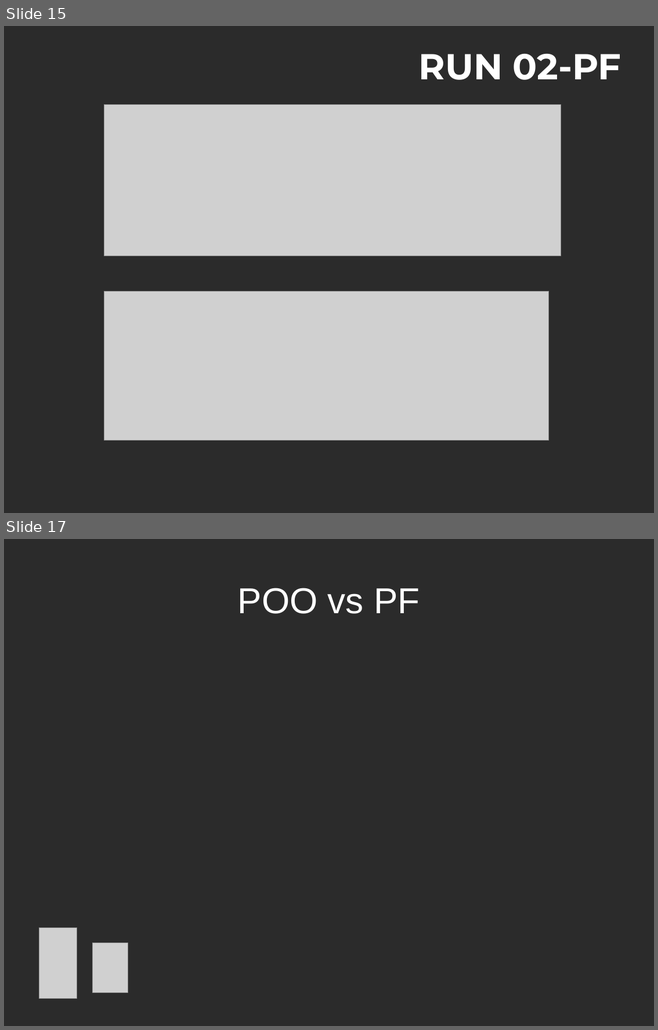
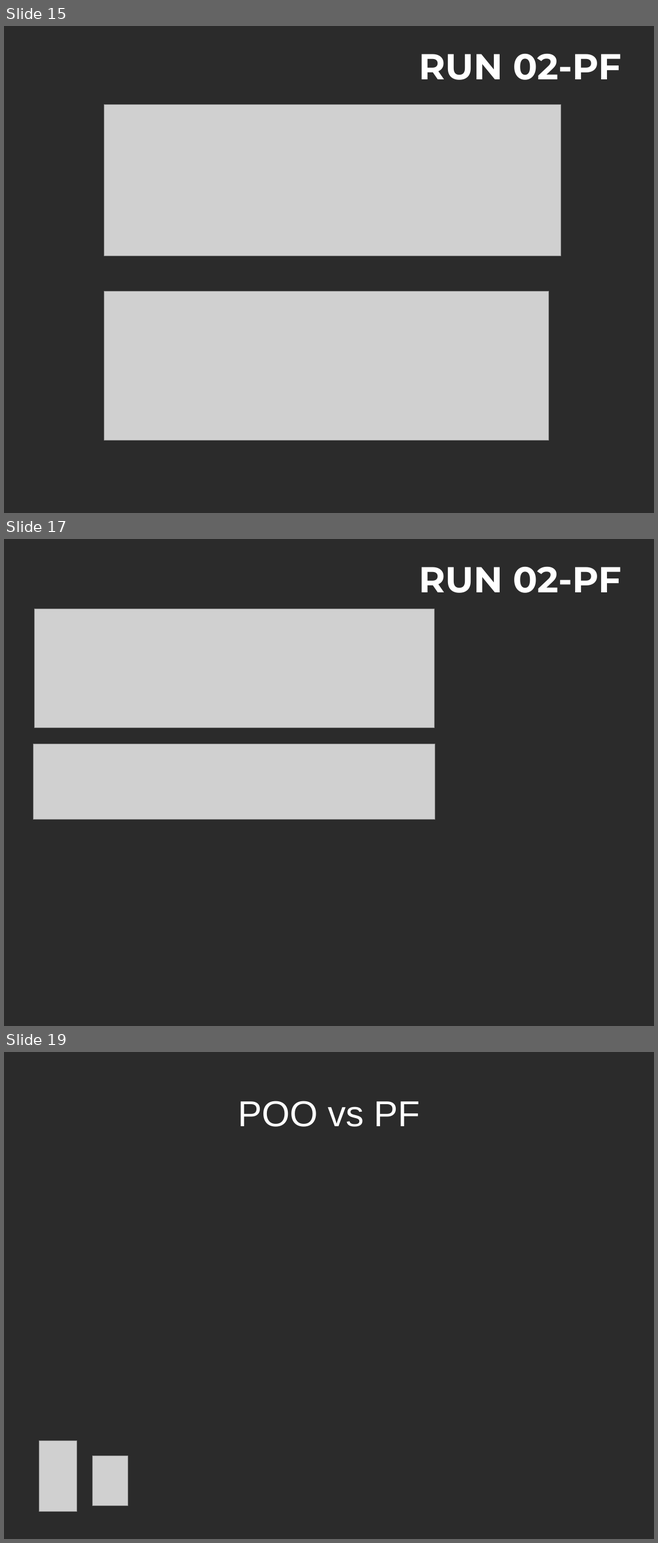
Before and after one commit to yracnet/java-fp, a slide deck: java-fp.odp. Shown one above the other, each under a label of ours: slides 15 and 17 before the commit, slides 15, 17 and 19 after it; the slides between them are not shown. The pictures are 658x1030 and 658x1543 pixels, drawn with LibreOffice and Linux fonts; fonts in the diff are those of the drawing; grey boxes stand for pictures; background and template pictures are left out; a plain dark background stands for a picture behind light text. Boxes give left, top, right and bottom in pixels: in the first picture for what was removed or moved away, otherwise in the second. Text is boxed around its words. In the diff, an @@ line names an element or a change of style, - is before the commit and + after.

```diff
--- a/java-fp.odp
+++ b/java-fp.odp
@@ slide 17 added at [4,539,654,1026], background picture (left out) @@
@@ title added at [419,567,621,593], 44 pt, text #FFFFFF, bold @@
+RUN 02-PF
@@ picture added at [35,609,434,727] @@
@@ picture added at [34,744,435,820] @@
@@ what was slide 17 is now slide 19 @@
```
Also in this commit, not shown: 1 slide changed, 1 other slide added, 2 other files.
